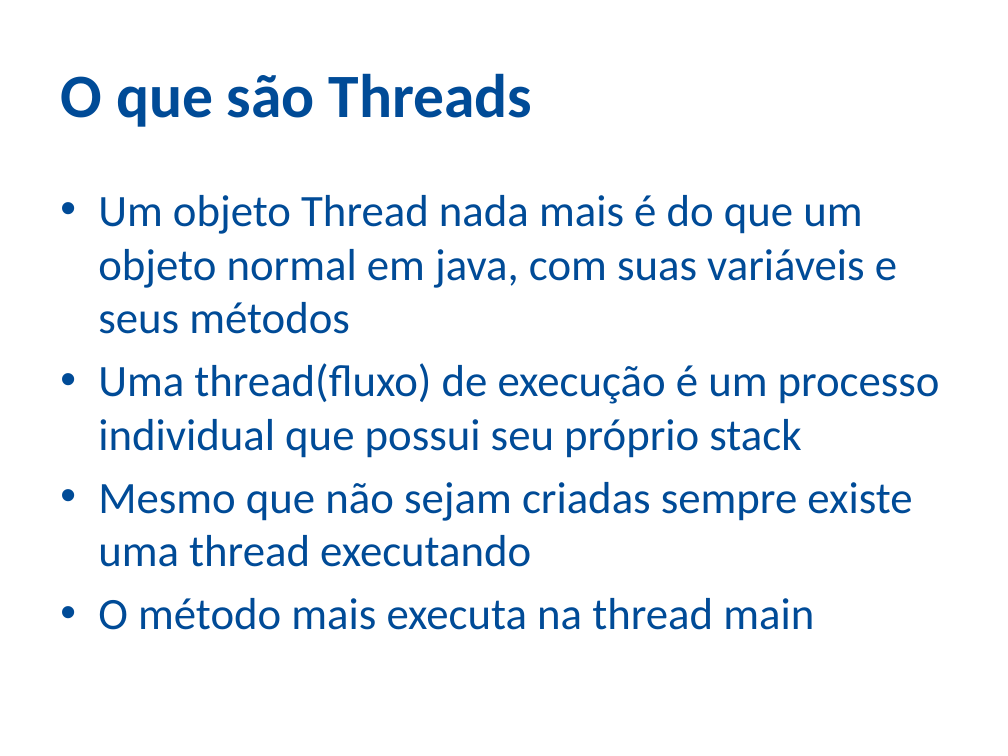
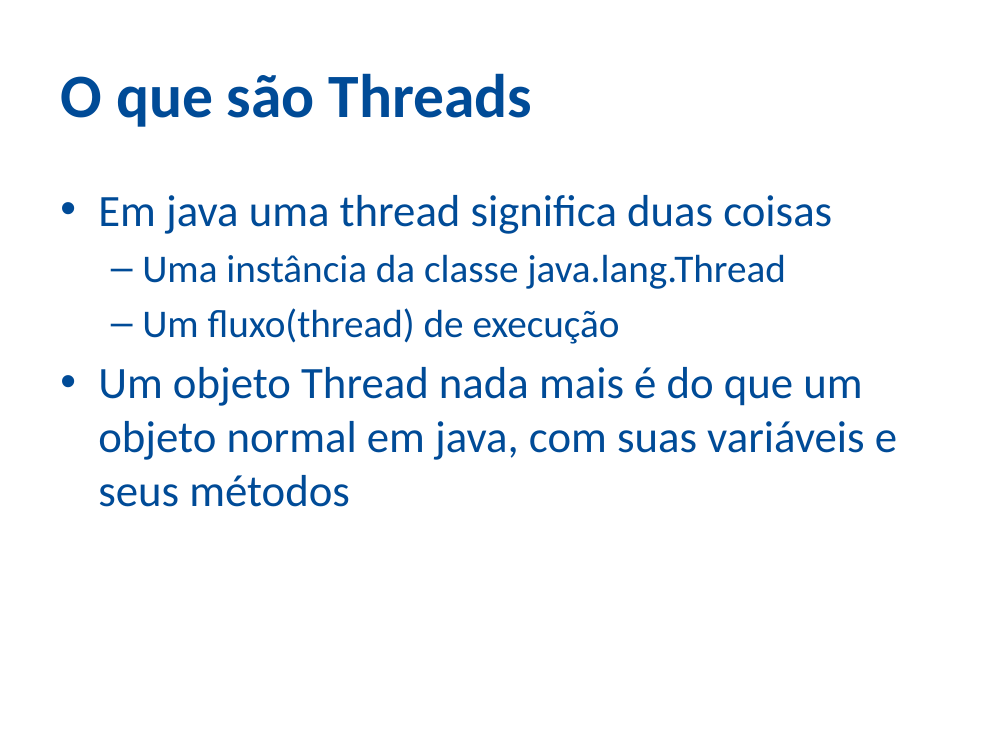
Before and after one commit to ozieljose/java6cert, a slide deck: slide 2 of slides/17-Thread.pptx. Drawn at 1008x756 pixels with LibreOffice and Linux fonts; fonts in the diff are those of the drawing; background and template pictures are left out. Boxes give left, top, right and bottom in pixels: in the first picture for what was removed or moved away, otherwise in the second. Text is boxed around its words. In the diff, an @@ line names an element or a change of style, - is before the commit and + after.

```diff
--- a/slides/17-Thread.pptx
+++ b/slides/17-Thread.pptx
@@ text at (x1=98, y1=195, x2=832, y2=344): paragraphs added @@
+• Em java uma thread significa duas coisas
+  – Uma instância da classe java.lang.Thread
+  – Um fluxo(thread) de execução
@@ text at (x1=98, y1=363, x2=940, y2=630): paragraphs removed @@
-• Uma thread(fluxo) de execução é um processo individual que possui seu próprio stack
-• Mesmo que não sejam criadas sempre existe uma thread executando
-• O método mais executa na thread main
```
Also in this commit, not shown: 1 other slide changed, 56 slides added, 1 slide removed, 4 other files.
